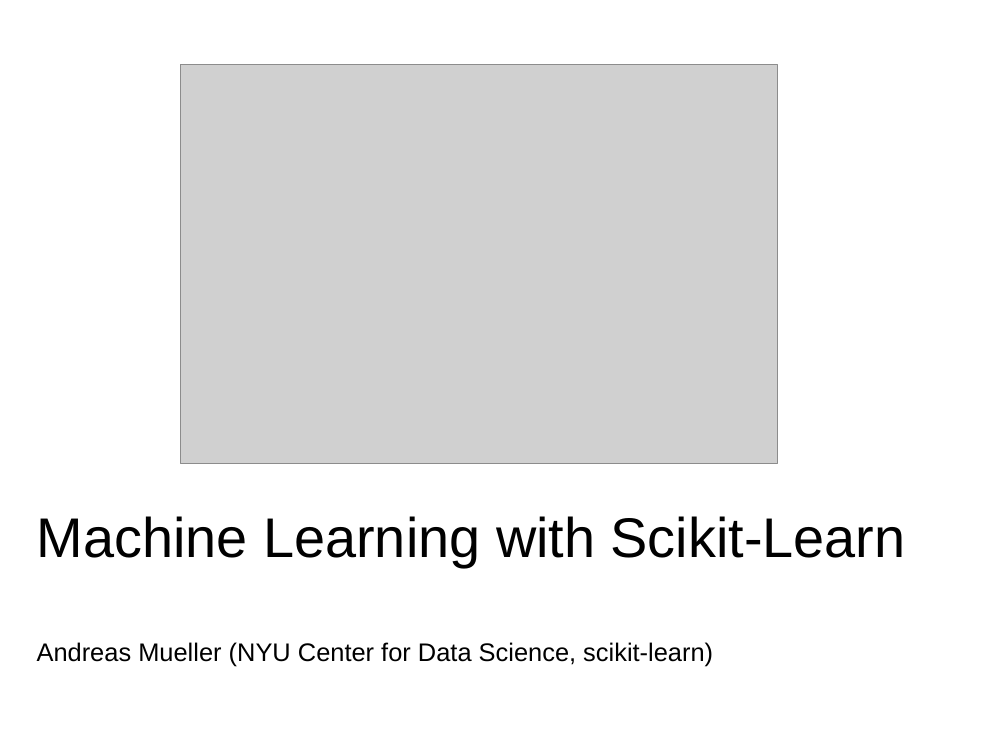
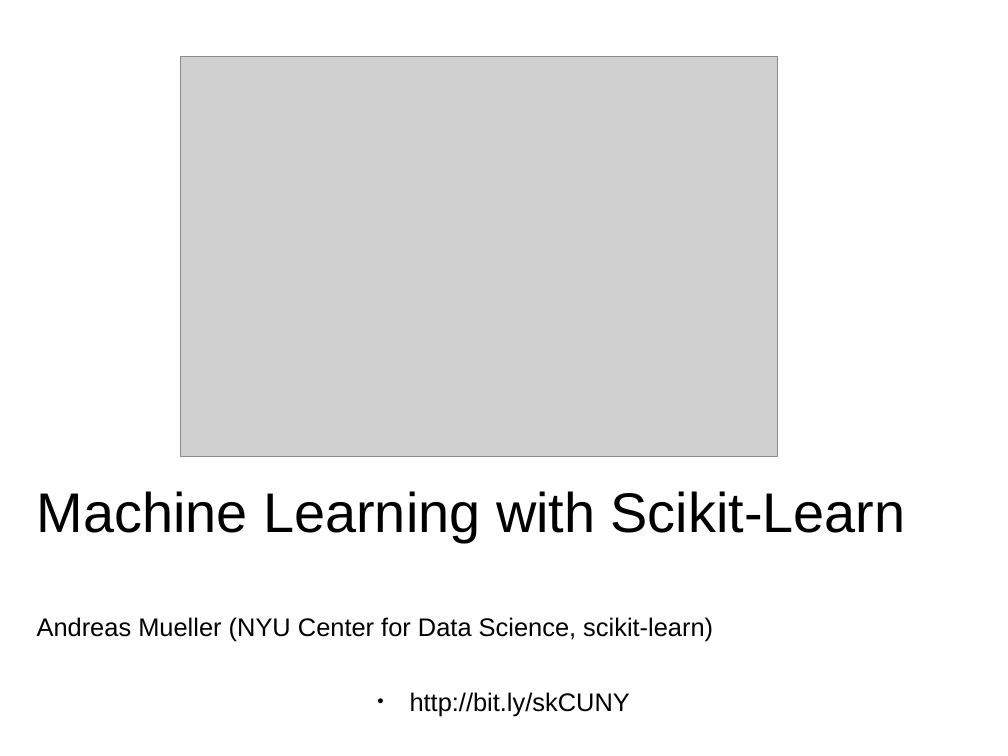
Before and after one commit to amueller/talks_odt, a slide deck: slide 1 of machine-learning-with-scikit-learn-CUNY-2015.odp. Drawn at 1008x756 pixels with LibreOffice and Linux fonts; fonts in the diff are those of the drawing; grey boxes stand for pictures. Boxes give left, top, right and bottom in pixels: in the first picture for what was removed or moved away, otherwise in the second. Text is boxed around its words. In the diff, an @@ line names an element or a change of style, - is before the commit and + after.

Commit message:
polish cuny

```diff
--- a/machine-learning-with-scikit-learn-CUNY-2015.odp
+++ b/machine-learning-with-scikit-learn-CUNY-2015.odp
@@ picture: place and size @@
-picture at box(181, 64, 777, 464)
+picture at box(181, 57, 777, 456)
@@ title "Machine Learning with Scikit-Learn Andreas ...": place and size @@
-title "Machine Learning with Scikit-Learn Andreas ..." at box(37, 516, 906, 667)
+title "Machine Learning with Scikit-Learn Andreas ..." at box(37, 491, 906, 641)
@@ text added at box(410, 692, 630, 716), 20 pt, text #000000 @@
+● http://bit.ly/skCUNY
```
Also in this commit, not shown: 22 other slides changed, 6 slides added, 1 slide removed.
